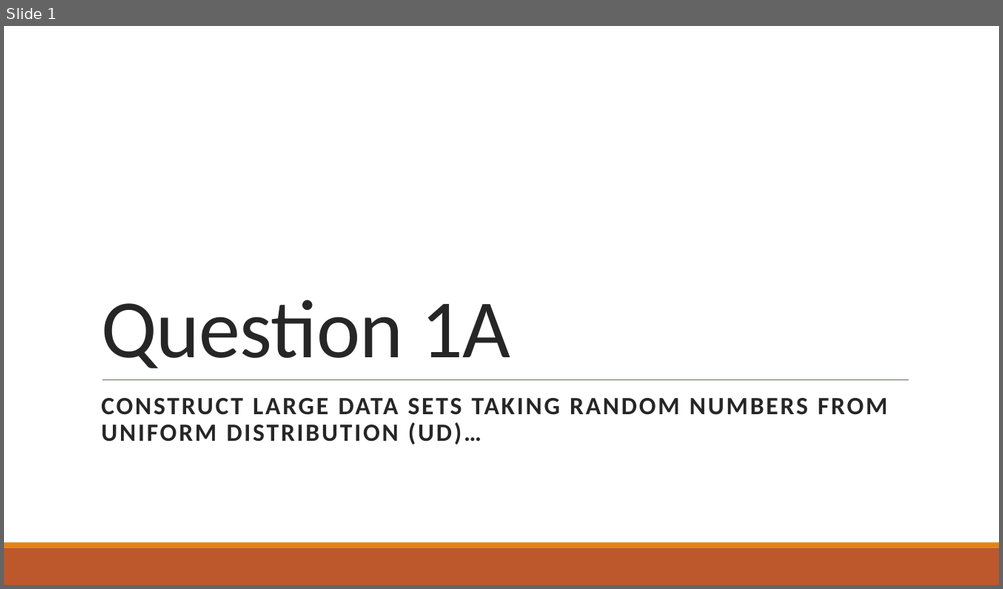
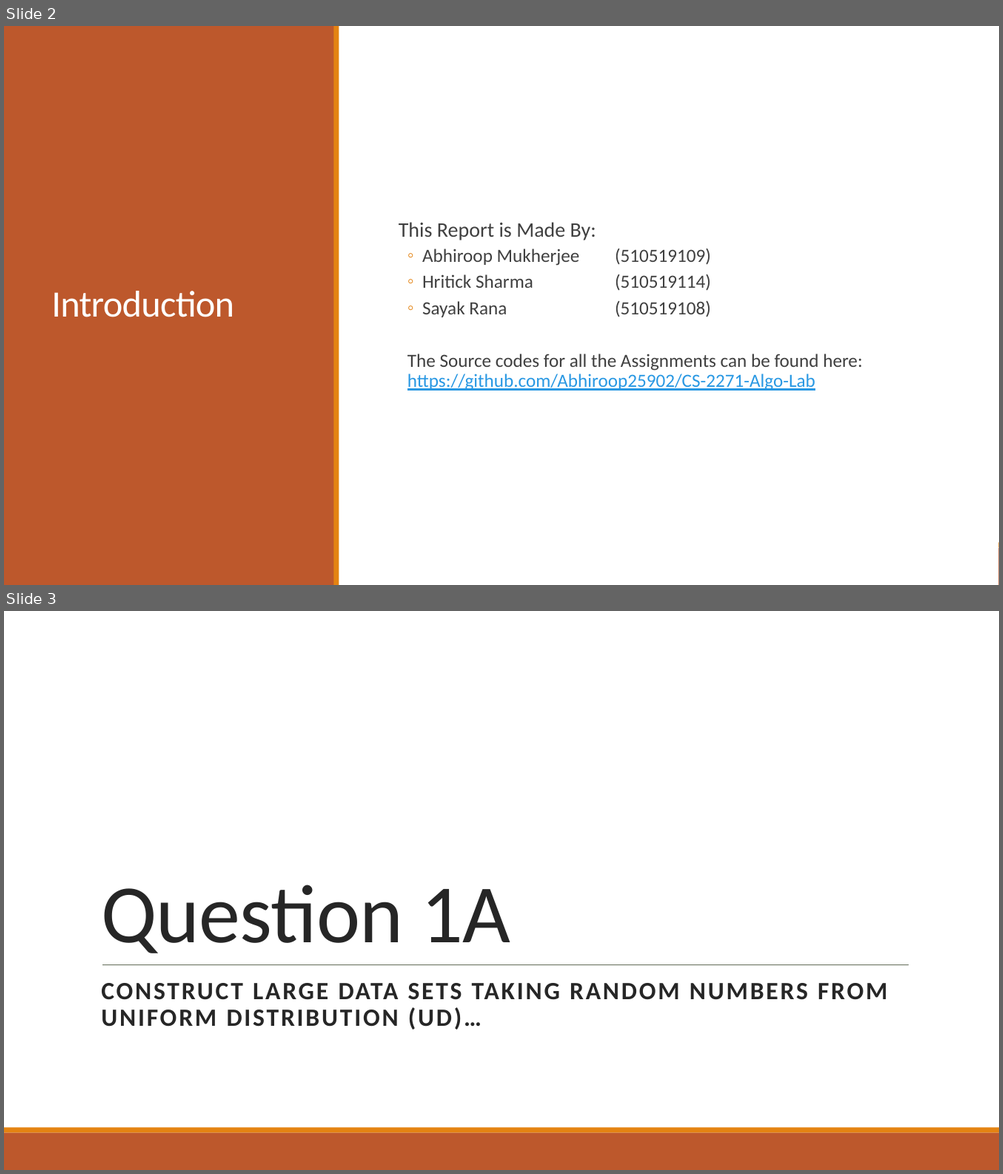
Before and after one commit to ayndp657/ALGORITHMLAB, a slide deck: Assignment 1/Assignment Presentation.pptx. Shown one above the other, each under a label of ours: slide 1 before the commit, slides 2 and 3 after it. The pictures are 1003x589 and 1003x1174 pixels, drawn with LibreOffice and Linux fonts; fonts in the diff are those of the drawing; background and template pictures are left out. Boxes give left, top, right and bottom in pixels: in the first picture for what was removed or moved away, otherwise in the second. Text is boxed around its words. In the diff, an @@ line names an element or a change of style, - is before the commit and + after.

```diff
--- a/Assignment 1/Assignment Presentation.pptx
+++ b/Assignment 1/Assignment Presentation.pptx
@@ slide 2 added at (4,26,999,585), background #FFFFFF @@
@@ rectangle added at (4,26,999,585), fill #FFFFFF @@
@@ rectangle added at (4,26,335,585), fill #BD582C @@
@@ rectangle added at (334,26,339,585), fill #E48312 @@
@@ text added at (398,222,862,391), 18 pt, text #404040 @@
+  This Report is Made By:
+  ◦ Abhiroop Mukherjee (510519109)
+  ◦ Hritick Sharma (510519114)
+  ◦ Sayak Rana (510519108)
+  The Source codes for all the Assignments can be found here: https://github.com/Abhiroop25902/CS-2271-Algo-Lab
@@ title added at (51,291,234,318), 36 pt, text #FFFFFF @@
+Introduction
@@ rectangle added at (4,548,999,585), fill #BD582C @@
@@ rectangle added at (4,543,999,548), fill #E48312 @@
@@ what was slide 1 is now slide 3 @@
```
Also in this commit, not shown: 1 other slide added, 2 other files.
